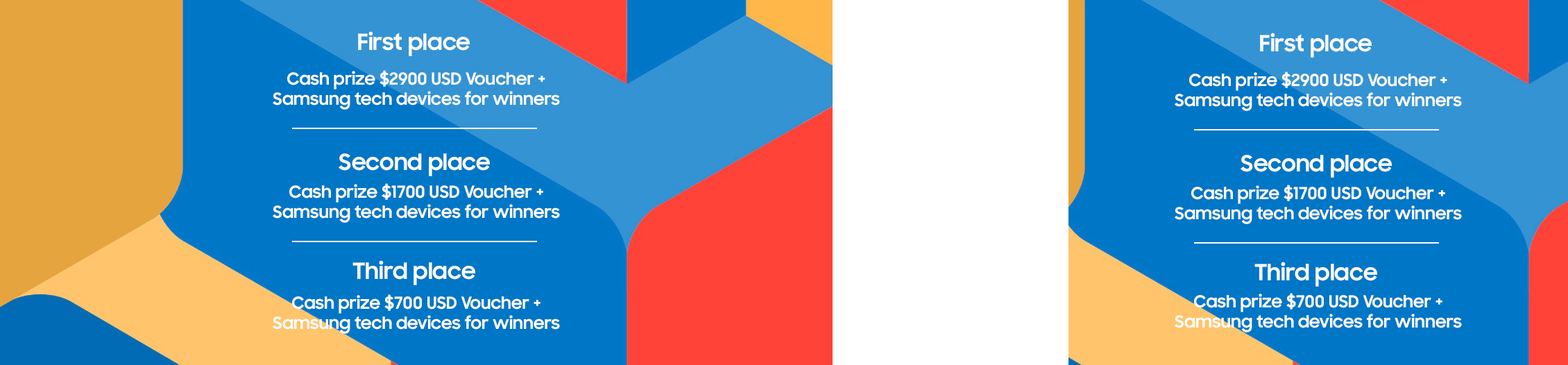
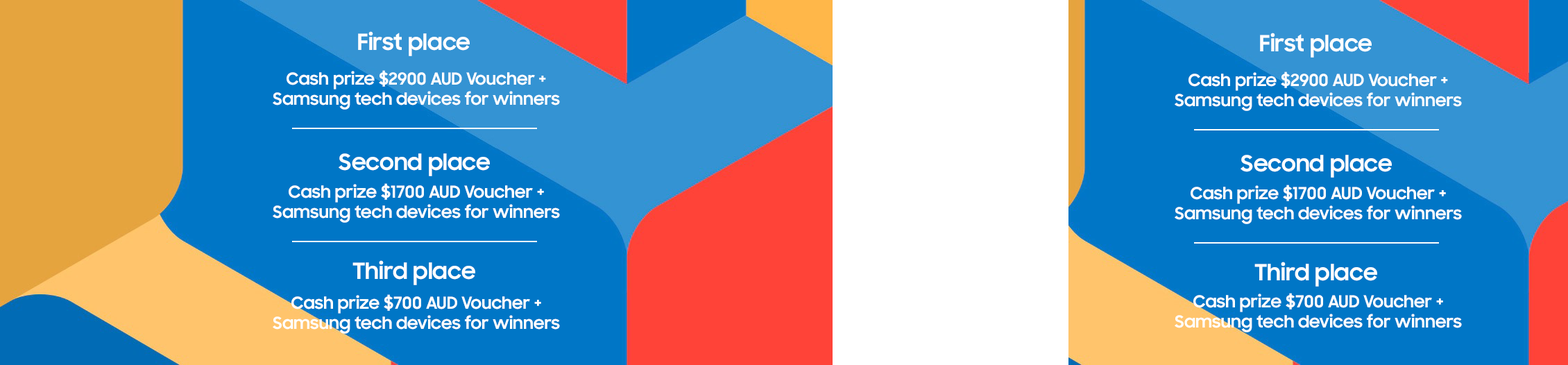
Layered file, before and after one edit (1568x365). Changes by layer:
renamed "Cash prize $1700 USD Voucher + Samsung tech devices for winners" to "Cash prize $1700 AUD Voucher + Samsung tech devices for winners", painted on it over [1190, 184, 1446, 204]
renamed "Cash prize $700 USD Voucher + Samsung tech devices for winners" to "Cash prize $700 AUD Voucher + Samsung tech devices for winners", painted on it over [1193, 292, 1444, 313]
renamed "Cash prize $2900 USD Voucher + Samsung tech devices for winners" to "Cash prize $2900 AUD Voucher + Samsung tech devices for winners", painted on it over [1188, 71, 1448, 91]
renamed "Cash prize $1700 USD Voucher + Samsung tech devices for winners" to "Cash prize $1700 AUD Voucher + Samsung tech devices for winners", painted on it over [288, 183, 544, 203]
renamed "Cash prize $700 USD Voucher + Samsung tech devices for winners" to "Cash prize $700 AUD Voucher + Samsung tech devices for winners", painted on it over [291, 294, 542, 314]
renamed "Cash prize $2900 USD Voucher + Samsung tech devices for winners" to "Cash prize $2900 AUD Voucher + Samsung tech devices for winners", painted on it over [286, 70, 547, 90]
